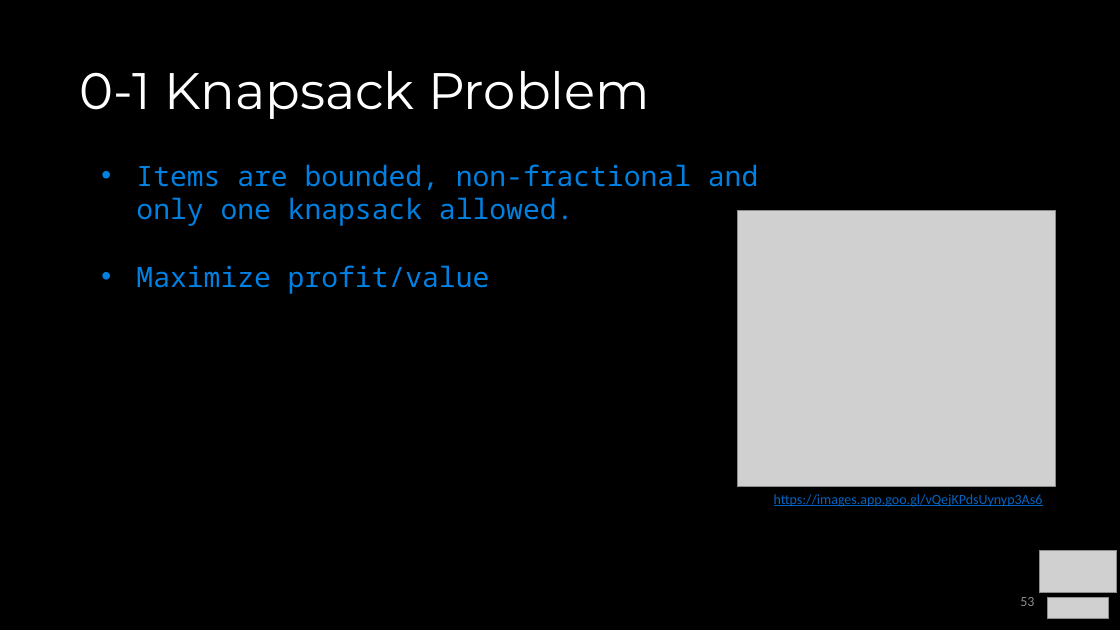
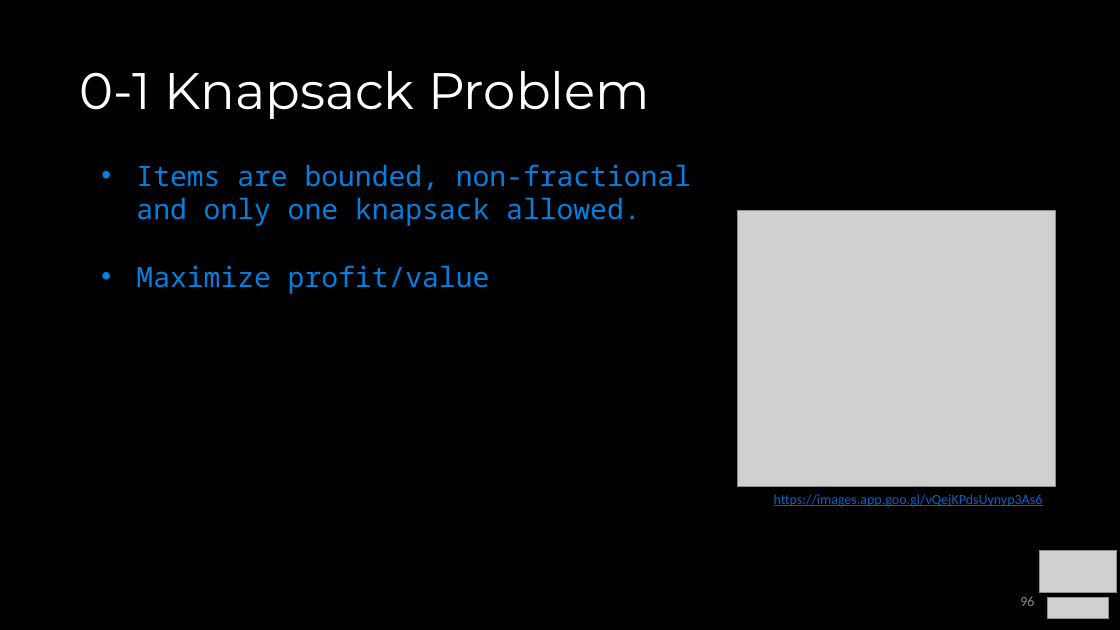
Before and after one commit to COP3530/Instructional-Content, a slide deck: slide 96 of Slides/Slides-PPT/9 - Algorithm Paradigms.pptx (slide 53 before the commit). Drawn at 1120x630 pixels with LibreOffice and Linux fonts; fonts in the diff are those of the drawing; grey boxes stand for pictures. Boxes give left, top, right and bottom in pixels: in the first picture for what was removed or moved away, otherwise in the second. Text is boxed around its words. In the diff, an @@ line names an element or a change of style, - is before the commit and + after.

```diff
--- a/Slides/Slides-PPT/9 - Algorithm Paradigms.pptx
+++ b/Slides/Slides-PPT/9 - Algorithm Paradigms.pptx
@@ text "Items are bounded, non-fractional and ..." rewrapped from (136, 164, 758, 294) to (136, 164, 691, 294) @@
@@ page number at (1020, 596, 1034, 606): text changed @@
-53
+96
```
Also in this commit, not shown: 13 other slides changed, 52 slides added, 8 other files.
